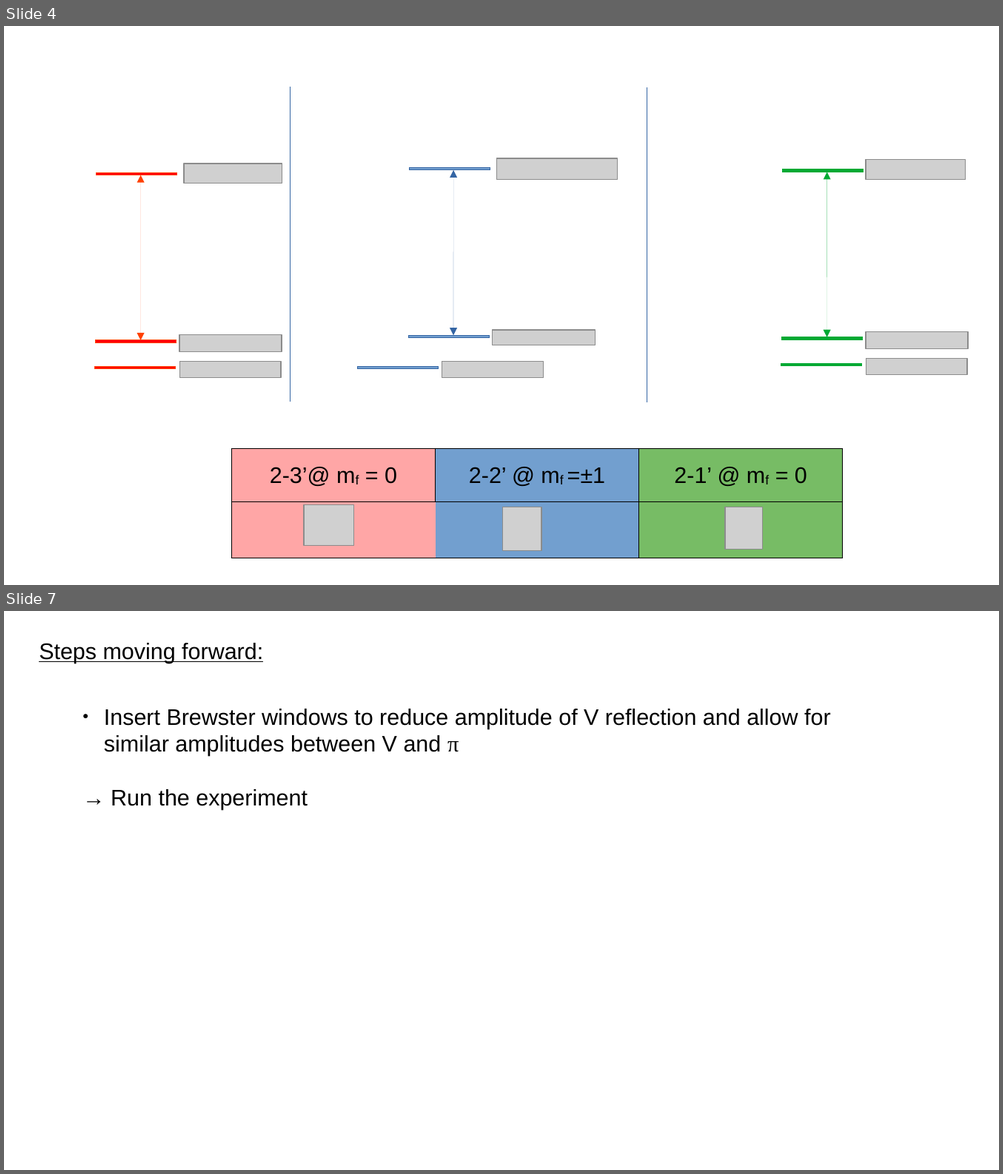
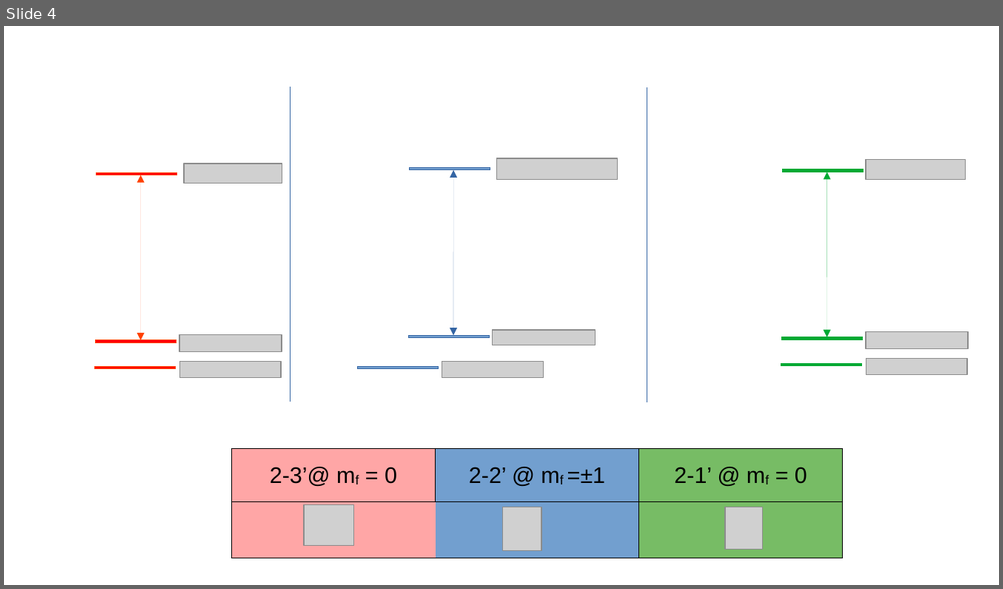
Before and after one commit to leart-zuka/Master_Thesis, a slide deck: presentations/lab_report_22_10_2025.odp. Shown one above the other, each under a label of ours: slides 4 and 7 before the commit, slide 4 after it; the slides between them are not shown. The pictures are 1003x1174 and 1003x589 pixels, drawn with LibreOffice and Linux fonts; fonts in the diff are those of the drawing; grey boxes stand for pictures. Boxes give left, top, right and bottom in pixels: in the first picture for what was removed or moved away, otherwise in the second. Text is boxed around its words. In the diff, an @@ line names an element or a change of style, - is before the commit and + after.

```diff
--- a/presentations/lab_report_22_10_2025.odp
+++ b/presentations/lab_report_22_10_2025.odp
@@ slide 7 removed at [4, 611, 999, 1170], background #FFFFFF @@
@@ text removed at [39, 643, 263, 663] @@
-Steps moving forward:
@@ text removed at [104, 709, 831, 810] @@
-● Insert Brewster windows to reduce amplitude of V reflection and allow for similar amplitudes between V and π
-→ Run the experiment
```
Also in this commit, not shown: 1 slide changed, 8 slides added, 2 other slides removed, 1 other file.
